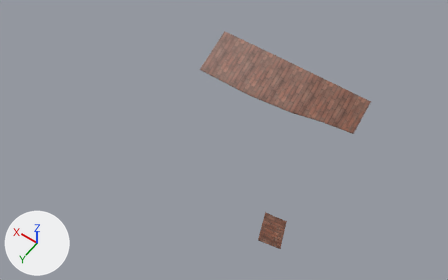
The FBX model Steel Heel Jam/Assets/Art/Meshes/Powerhouse/SM_Roof_01.fbx as it was, and as the next commit left it.
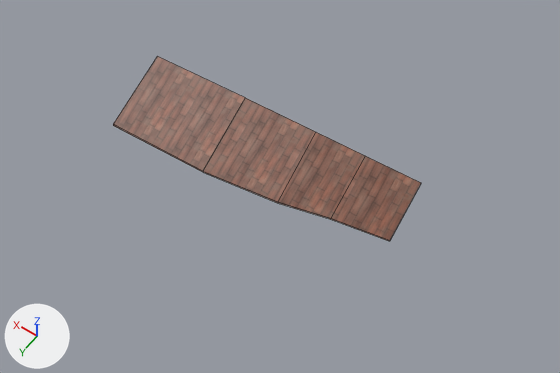
Each version appears first whole from a 50 mm camera at (-20.7, 56.7, 113.7) aimed at (26.9, -9.9, 9.0), and next in a close-up on the part from 31% to 100% of the width and 0% to 74% of the height. The axes (+X, +Y, +Z) are drawn at lower left. The lights are the same throughout. The close-ups show mesh edges as thin lines.

In view in the first close-up: 'SM_Roof_01'.
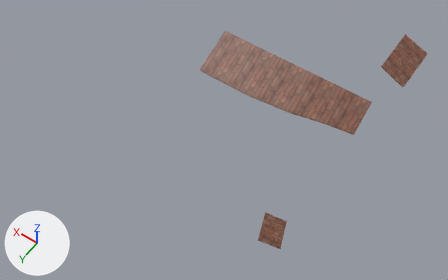
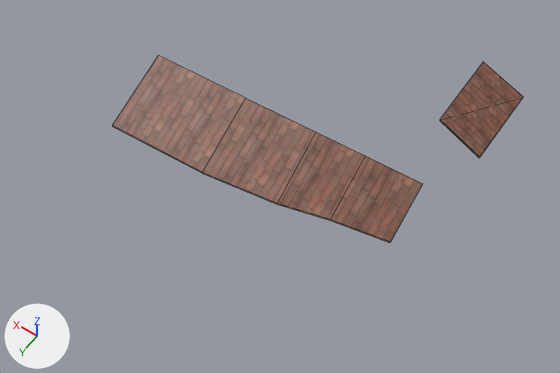
Location of each change, (x1, y1, x2, y2) in pixels of the close-ups (560 x 373 px):
'SM_Roof_01', reshaped: before (113, 56, 421, 241); after (112, 55, 523, 243)

What changed in the scene script:
```text
Change me_plane_012:
    used by ob_sm_roof_01; location = (0.0, 0.0, 0.0)
    verts and faces of me_plane_012; kept vertices keep their numbers, new ones are numbered from 30
    before: 15 (41.0, -30.0, 17.7) at pixel (157, 56), 16 (27.7, -20.8, 13.0) at pixel (202, 171), 17 (41.3, -20.8, 13.0) at pixel (113, 124), 19 (17.8, -21.9, 13.0) at pixel (277, 201), 21 (11.5, -23.3, 13.0) at pixel (330, 218)
    before: 22 (4.2, -30.1, 17.7) at pixel (421, 182), 23 (4.3, -24.4, 13.0) at pixel (389, 240), 24 (27.7, -20.8, 12.8) at pixel (202, 172), 25 (41.3, -20.8, 12.8) at pixel (113, 125), 26 (17.8, -21.9, 12.8) at pixel (277, 203)
    before: 27 (11.5, -23.3, 12.8) at pixel (330, 219), 28 (4.2, -30.1, 17.5) at pixel (420, 184), 29 (4.3, -24.4, 12.8) at pixel (389, 241)
    remove me_plane_012.from_pydata(...)  # 30 vertices, 19 faces; spans x 3.7..71.2, y -30.1..6.0, z 6.8..19.2
    add me_plane_012.from_pydata(...)  # 35 vertices, 23 faces; spans x -1.2..41.3, y -41.2..6.0, z 6.8..28.2
    me_plane_012 part 1
    add for i in [17, 19, 25, 26]: verts[i] += (0.0, 0.3, 0.0)
    add verts[15] = (41.0, -30.2, 17.7)  # moved, pixel (158, 55)
    add verts[16] = (27.7, -20.6, 13.0)  # moved, pixel (202, 172)
    add verts[24] = (27.7, -20.6, 12.8)  # moved, pixel (202, 173)
    add verts[21] = (11.4, -23.1, 13.0)  # moved, pixel (330, 219)
    add verts[27] = (11.4, -23.1, 12.8)  # moved, pixel (329, 220)
    add verts[22] = (4.0, -30.1, 17.7)  # moved, pixel (422, 183)
    add verts[28] = (4.0, -30.1, 17.5)  # moved, pixel (422, 184)
    add verts[23] = (4.1, -24.3, 13.0)  # moved, pixel (390, 241)
    add verts[29] = (4.1, -24.2, 12.8)  # moved, pixel (389, 242)
    add verts[30] = (4.2, -40.8, 28.2)  # pixel (483, 61)
    add verts[31] = (4.0, -29.9, 28.2)  # pixel (439, 119)
    add verts[32] = (-1.2, -41.2, 25.7)  # pixel (523, 96)
    add verts[33] = (-1.2, -29.9, 25.7)  # pixel (479, 156)
    add verts[34] = (-1.2, -41.2, 25.4)  # pixel (522, 97)
    add verts[35] = (-1.2, -29.9, 25.4)  # pixel (479, 158)
    add verts[36] = (4.0, -29.9, 28.0)  # pixel (439, 120)
    add faces += [(30, 31, 33, 32), (32, 33, 35, 34), (31, 36, 35, 33), (34, 35, 36)]
```
